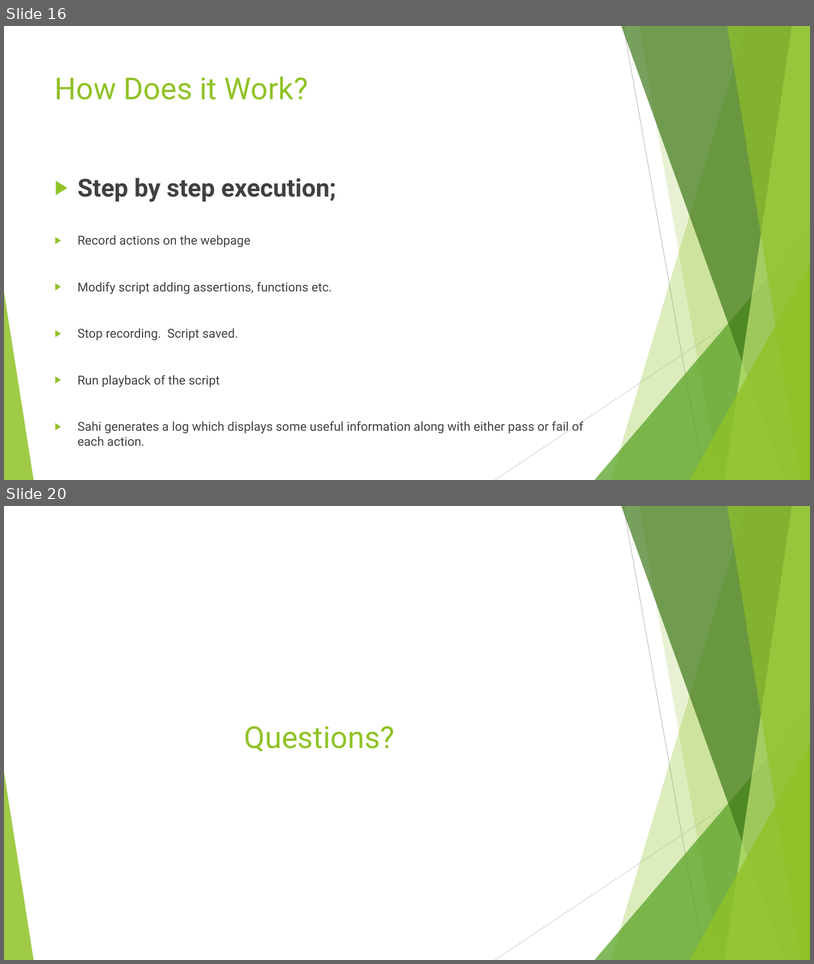
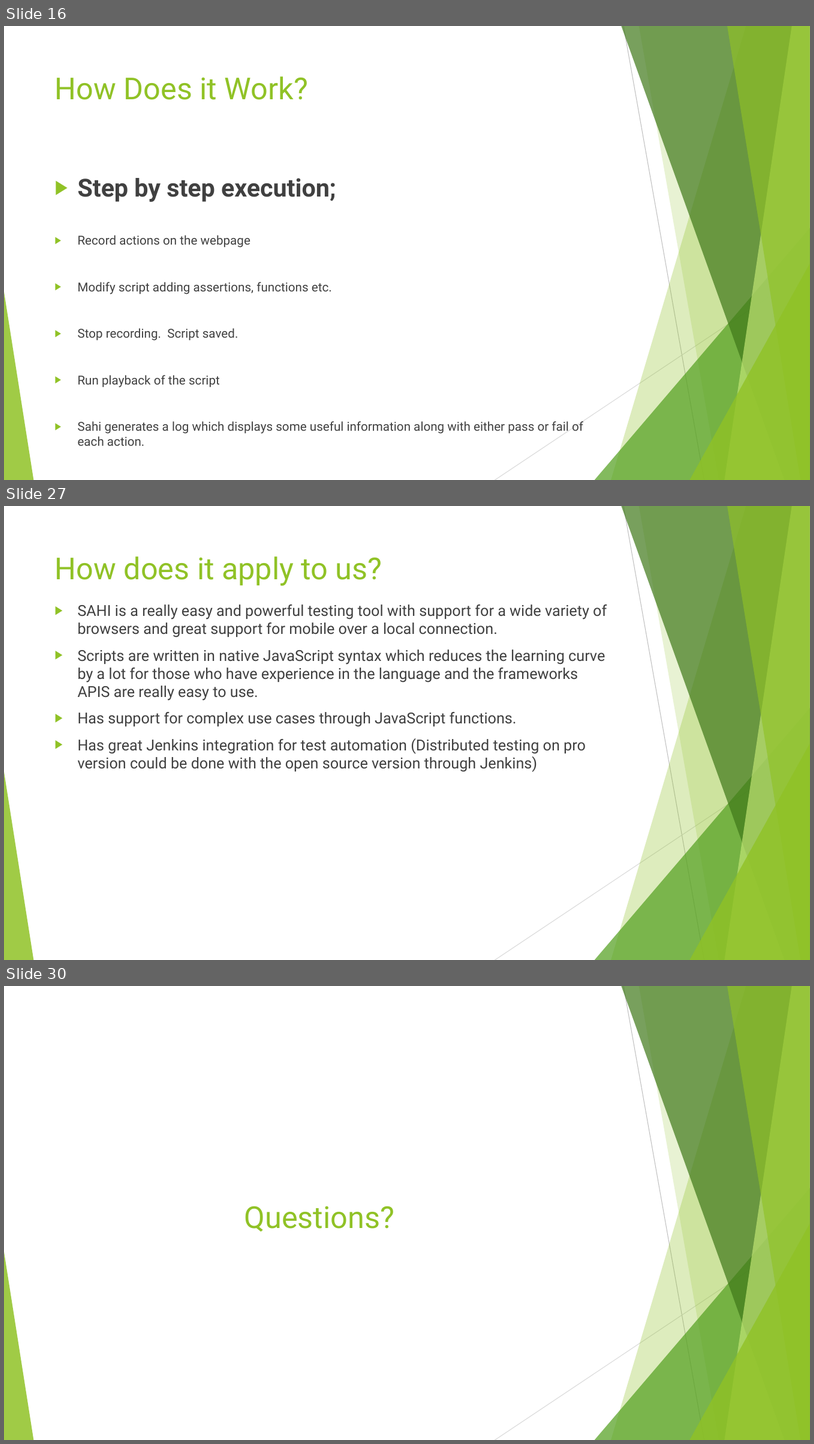
Before and after one commit to JamesDaniel/Software-Quality-Assurance-Group-CA, a slide deck: SQA Presentation_updated.pptx. Shown one above the other, each under a label of ours: slides 16 and 20 before the commit, slides 16, 27 and 30 after it; the slides between them are not shown. The pictures are 814x964 and 814x1444 pixels, drawn with LibreOffice and Linux fonts; fonts in the diff are those of the drawing. Boxes give left, top, right and bottom in pixels: in the first picture for what was removed or moved away, otherwise in the second. Text is boxed around its words. In the diff, an @@ line names an element or a change of style, - is before the commit and + after.

```diff
--- a/SQA Presentation_updated.pptx
+++ b/SQA Presentation_updated.pptx
@@ slide 27 added at [4,506,810,960], background #FFFFFF; not listed: 10 template elements that a slide beside it also shows @@
@@ title added at [55,556,383,586], 36 pt, text #90C226 @@
+How does it apply to us?
@@ text added at [78,604,607,772], 18 pt, text #404040 @@
+▶ SAHI is a really easy and powerful testing tool with support for a wide variety of browsers and great support for mobile over a local connection.
+▶ Scripts are written in native JavaScript syntax which reduces the learning curve by a lot for those who have experience in the language and the frameworks APIS are really easy to use.
+▶ Has support for complex use cases through JavaScript functions.
+▶ Has great Jenkins integration for test automation (Distributed testing on pro version could be done with the open source version through Jenkins)
@@ what was slide 20 is now slide 30 @@
```
Also in this commit, not shown: 3 slides changed, 10 other slides added, 1 slide removed, 3 other files.
